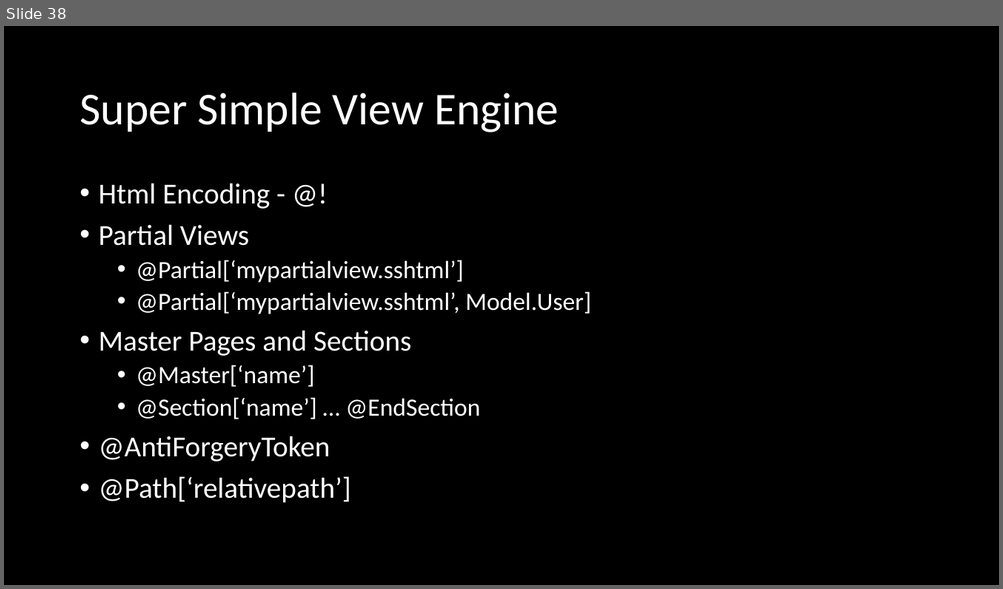
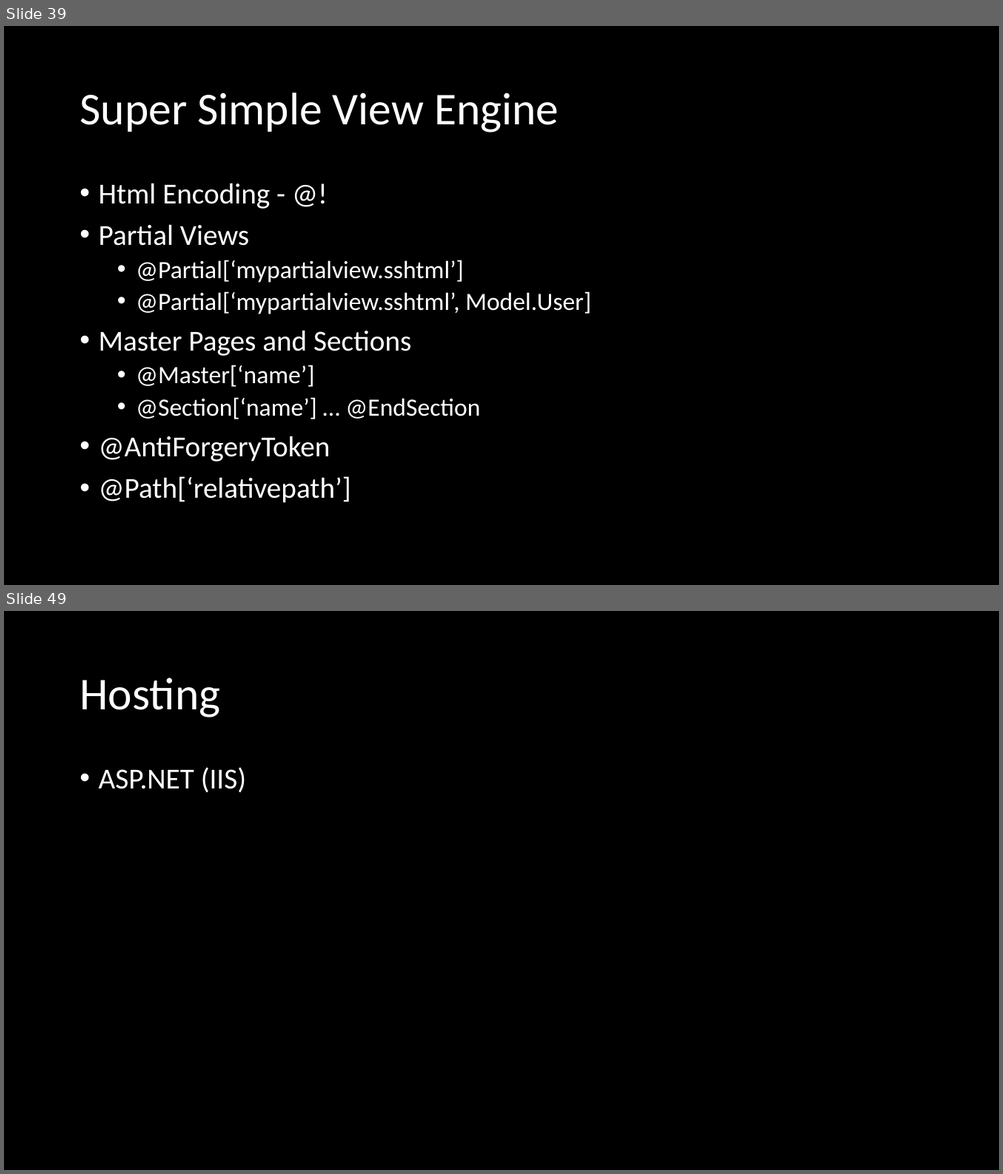
Before and after one commit to ifranto/Nancy-Workshop, a slide deck: SlideDeck.pptx. Shown one above the other, each under a label of ours: slide 38 before the commit, slides 39 and 49 after it; the slides between them are not shown. The pictures are 1003x589 and 1003x1174 pixels, drawn with LibreOffice and Linux fonts; fonts in the diff are those of the drawing. Boxes give left, top, right and bottom in pixels: in the first picture for what was removed or moved away, otherwise in the second. Text is boxed around its words. In the diff, an @@ line names an element or a change of style, - is before the commit and + after.

```diff
--- a/SlideDeck.pptx
+++ b/SlideDeck.pptx
@@ slide 49 added at [4, 611, 999, 1170], background #000000 @@
@@ title added at [79, 678, 220, 718], 44 pt, text #FFFFFF @@
+Hosting
@@ text added at [99, 767, 246, 793], 28 pt, text #FFFFFF @@
+• ASP.NET (IIS)
@@ what was slide 38 is now slide 39 @@
```
Also in this commit, not shown: 13 other slides added.
